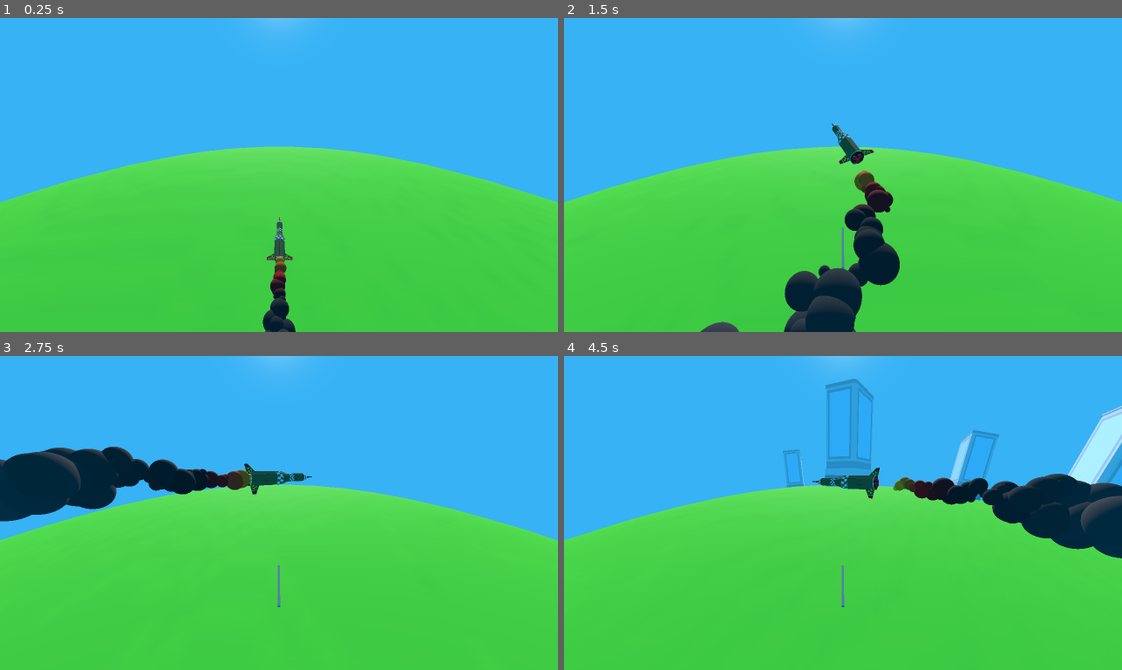
Above: before the commit, frames 1-4 (two rows, left to right).
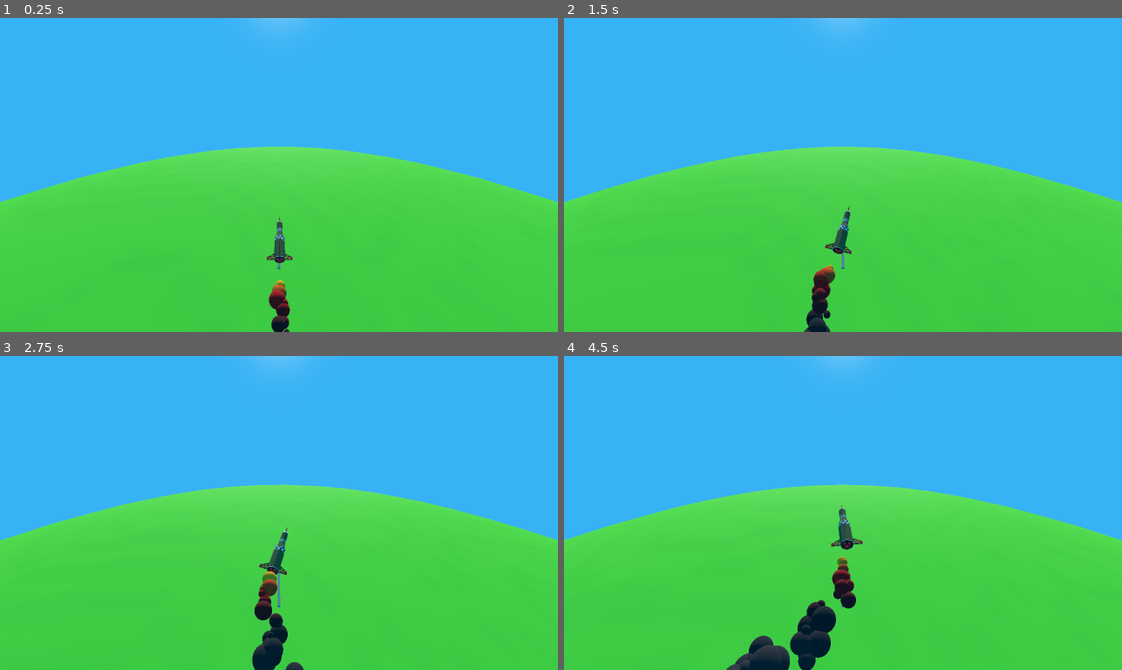
Above: after the commit, the same moments.

Repository: JacobCormier/I-cant-blow-up-mankind
Game: Godot game, scene res://scenes/Level1.tscn
Same seed, same stepped clock (60 frames per second), same inputs: the game is played once before the commit and once after it. Sound files missing from this copy of the repository are replaced by a short silence.
Inputs:
- Up to frame 1 (0.25 s): no input
- Up to frame 2 (1.5 s): tap Enter at 0.5 s; hold Right (ui_right) 0.53-1.28 s; tap Space (ui_select) at 0.77 s; hold Left (ui_left) from 1.28 s (still down)
- Up to frame 3 (2.75 s): tap Space (ui_select) at 1.52 s; release Left (ui_left) at 2.03 s; hold Right (ui_right) from 2.03 s (still down)
- Up to frame 4 (4.5 s): tap Space (ui_select) at 3.02, 3.77 s; release Right (ui_right) at 3.53 s; hold Left (ui_left) from 3.53 s (still down)

The runs differ from the first frame. In frame 1, 0.8% of the frame differs, in the area x 0-100%, y 40-100%; in frame 2, 5.3%; in frame 3, 7.9%; in frame 4, 12%, in the area x 0-100%, y 7-100%.

Commit message:
Game globe fix

Diff:
--- a/scenes/Level1.tscn
+++ b/scenes/Level1.tscn
@@ -1,6 +1,6 @@
-[gd_scene load_steps=11 format=3 uid="uid://b2tjmlptu81xy"]
+[gd_scene load_steps=6 format=3 uid="uid://b2tjmlptu81xy"]
 
-[ext_resource type="Script" path="res://scripts/level_managing/globe_manager.gd" id="2_4oixf"]
+[ext_resource type="PackedScene" uid="uid://c1rnwuckdbdon" path="res://scenes/world/GameGlobe.tscn" id="1_n7di7"]
 [ext_resource type="PackedScene" uid="uid://cwtn180ee6nw8" path="res://scenes/player/player.tscn" id="2_xur1j"]
 
 [sub_resource type="ProceduralSkyMaterial" id="ProceduralSkyMaterial_ufb2q"]
@@ -22,30 +22,6 @@
 fog_depth_end = 200.0
 volumetric_fog_emission = Color(0.046875, 0.910645, 1, 1)
 
-[sub_resource type="SphereMesh" id="SphereMesh_dwrjb"]
-radius = 500.0
-height = 1000.0
-radial_segments = 120
-rings = 64
-
-[sub_resource type="Gradient" id="Gradient_k5i1u"]
-colors = PackedColorArray(0.519531, 0.519531, 0.519531, 1, 0.789063, 0.789063, 0.789063, 1)
-
-[sub_resource type="FastNoiseLite" id="FastNoiseLite_5yhah"]
-noise_type = 3
-frequency = 0.0034
-
-[sub_resource type="NoiseTexture2D" id="NoiseTexture2D_0hec7"]
-seamless = true
-as_normal_map = true
-color_ramp = SubResource("Gradient_k5i1u")
-noise = SubResource("FastNoiseLite_5yhah")
-
-[sub_resource type="StandardMaterial3D" id="StandardMaterial3D_p3gbj"]
-albedo_color = Color(0.377091, 0.890625, 0.191345, 1)
-normal_enabled = true
-normal_texture = SubResource("NoiseTexture2D_0hec7")
-
 [node name="Level1" type="Node3D"]
 
 [node name="WorldEnvironment" type="WorldEnvironment" parent="."]
@@ -57,15 +33,7 @@
 [node name="Camera3D" type="Camera3D" parent="."]
 transform = Transform3D(1, 0, 0, 0, 0.971566, 0.23677, 0, -0.23677, 0.971566, 0.036, 516.134, 134.103)
 
-[node name="GlobeManager" type="Node3D" parent="."]
-script = ExtResource("2_4oixf")
-
-[node name="GlobeTest" type="MeshInstance3D" parent="GlobeManager"]
-transform = Transform3D(-4.37114e-08, -1, 0, 1, -4.37114e-08, 0, 0, 0, 1, 0, 0, 0)
-cast_shadow = 0
-mesh = SubResource("SphereMesh_dwrjb")
-skeleton = NodePath("../..")
-surface_material_override/0 = SubResource("StandardMaterial3D_p3gbj")
+[node name="GameGlobe" parent="." instance=ExtResource("1_n7di7")]
 
 [node name="Player" parent="." instance=ExtResource("2_xur1j")]
 transform = Transform3D(1, 0, 0, 0, 0.320927, 0.947104, 0, -0.947104, 0.320927, 0, 494, 97)
--- /dev/null
+++ b/scenes/world/GameGlobe.tscn
@@ -0,0 +1,39 @@
+[gd_scene load_steps=7 format=3 uid="uid://c1rnwuckdbdon"]
+
+[ext_resource type="Script" path="res://scripts/level_managing/globe_manager.gd" id="1_x0yea"]
+
+[sub_resource type="SphereMesh" id="SphereMesh_smda0"]
+radius = 500.0
+height = 1000.0
+radial_segments = 120
+rings = 64
+
+[sub_resource type="Gradient" id="Gradient_4fqsv"]
+colors = PackedColorArray(0.519531, 0.519531, 0.519531, 1, 0.789063, 0.789063, 0.789063, 1)
+
+[sub_resource type="FastNoiseLite" id="FastNoiseLite_pcctt"]
+noise_type = 3
+frequency = 0.0034
+
+[sub_resource type="NoiseTexture2D" id="NoiseTexture2D_0hec7"]
+seamless = true
+as_normal_map = true
+color_ramp = SubResource("Gradient_4fqsv")
+noise = SubResource("FastNoiseLite_pcctt")
+
+[sub_resource type="StandardMaterial3D" id="StandardMaterial3D_uq7ph"]
+albedo_color = Color(0.377091, 0.890625, 0.191345, 1)
+normal_enabled = true
+normal_texture = SubResource("NoiseTexture2D_0hec7")
+
+[node name="GameGlobe" type="Node3D"]
+script = ExtResource("1_x0yea")
+
+[node name="VisualContainer" type="Node3D" parent="."]
+
+[node name="GlobeVisual" type="MeshInstance3D" parent="VisualContainer"]
+transform = Transform3D(-4.37114e-08, -1, 0, 1, -4.37114e-08, 0, 0, 0, 1, 0, 0, 0)
+cast_shadow = 0
+mesh = SubResource("SphereMesh_smda0")
+skeleton = NodePath("../..")
+surface_material_override/0 = SubResource("StandardMaterial3D_uq7ph")
--- a/scripts/level_managing/globe_manager.gd
+++ b/scripts/level_managing/globe_manager.gd
@@ -1,6 +1,8 @@
 extends Node3D
 
-@onready var globe_test: MeshInstance3D = $GlobeTest
+@onready var visual_container: Node3D = $VisualContainer
+@onready var globe_visual: MeshInstance3D = $VisualContainer/GlobeVisual
+
 const TEST_BUILDING = preload("res://scenes/dev/building_1.tscn")
 
 const ORBIT_SPEED_X = 0.3
@@ -18,13 +20,14 @@
 func _ready():
 	for x in range(0, 50):
 		create_block_at_random_point()
+	Engine.time_scale = 0.1
 
 func _process(delta: float) -> void:
-		globe_test.rotate_x(ORBIT_SPEED_X * delta)
+		visual_container.rotate_x(ORBIT_SPEED_X * delta)
 
 		var transition_speed = 1.5
 		orbit_speed_z = lerpf(orbit_speed_z, orbit_speed_z_target, delta * transition_speed)
-		globe_test.rotate_z(orbit_speed_z * delta)
+		visual_container.rotate_z(orbit_speed_z * delta)
 
 
 # Function to generate a random point on the sphere and surface normal
@@ -40,10 +43,8 @@
 	var y = radius * local_radius * sin(phi)
 
 	# Make sure the point is only on the bottom half of values
-	# Pretty sure I rolled the globe onto it's side to hide a texture seam,
-	# So it is unexpectedly the x value instead
-	if x > 0:
-		x = -x
+	if y > 0:
+		y = -y
 
 	var point = Vector3(x, y, radius * z)
 
@@ -53,14 +54,14 @@
 	return {"point": point, "normal": normal}
 
 func create_block_at_random_point():
-	var sphere_radius = globe_test.mesh.radius
+	var sphere_radius = globe_visual.mesh.radius
 	var result = random_point_on_bottom_of_sphere(sphere_radius)
 
 	var point = result["point"]
 	var normal = result["normal"]
 
 	var new_block = TEST_BUILDING.instantiate()
-	globe_test.add_child(new_block)
+	visual_container.add_child(new_block)
 
 	new_block.global_transform.origin = point # Position the child at the random point
 
--- a/scripts/player/player_controller.gd
+++ b/scripts/player/player_controller.gd
@@ -2,7 +2,8 @@
 extends Node3D
 
 @onready var icbm_model: Node3D = $ICBM
-@onready var globe_manager: Node3D = $"../GlobeManager"
+@onready var globe_manager: Node3D = $"../GameGlobe"
+
 
 var current_turn_direction = TurnDirection.NONE
 enum TurnDirection {NONE, LEFT, RIGHT}
